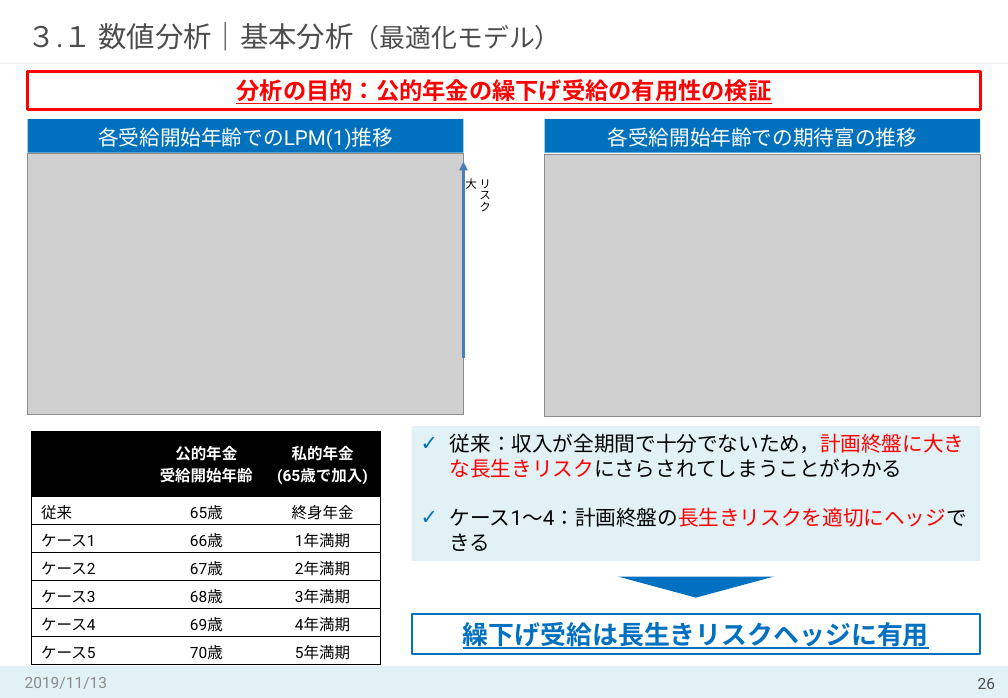
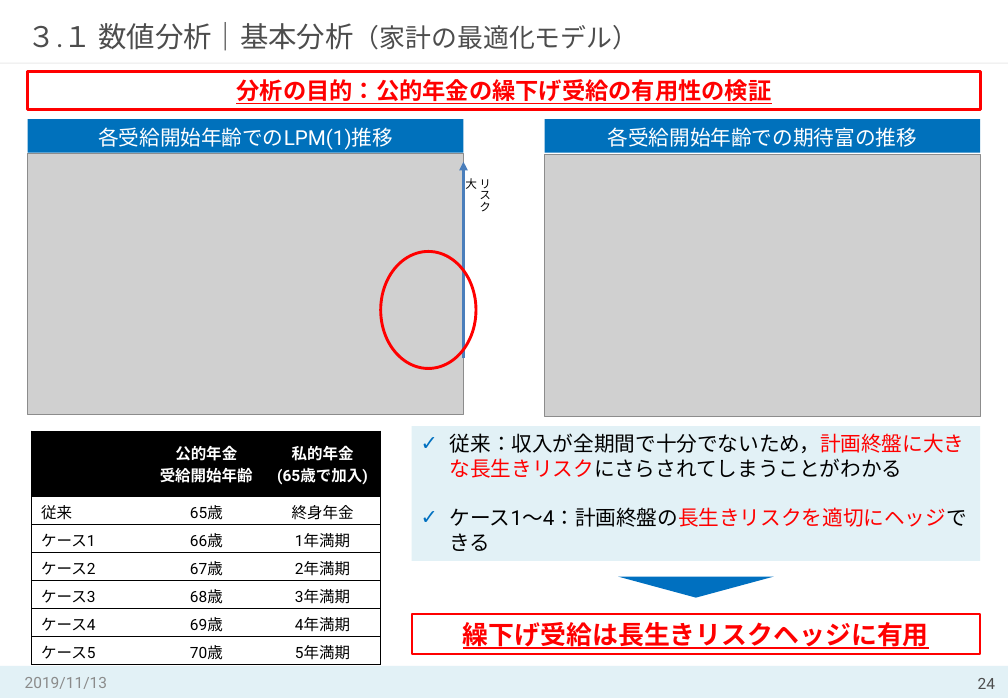
Before and after one commit to MasahiroShibahara/Open, a slide deck: slide 24 of Masahiro_Shibahara①.pptx (slide 26 before the commit). Drawn at 1008x698 pixels with LibreOffice and Linux fonts; fonts in the diff are those of the drawing; grey boxes stand for pictures. Boxes give left, top, right and bottom in pixels: in the first picture for what was removed or moved away, otherwise in the second. Text is boxed around its words. In the diff, an @@ line names an element or a change of style, - is before the commit and + after.

```diff
--- a/Masahiro_Shibahara①.pptx
+++ b/Masahiro_Shibahara①.pptx
@@ title at <box>28,22,639,51</box>: text changed @@
-３.１ 数値分析｜基本分析（最適化モデル）
+３.１ 数値分析｜基本分析（家計の最適化モデル）
@@ ellipse added at <box>381,251,476,369</box>, outline #FF0000 2.25 pt @@
@@ rectangle "繰下げ受給は長生きリスクヘッジに有用" at <box>411,613,980,654</box>: text colour #0070C0 to #FF0000; outline #0070C0 1.5 pt to #FF0000 1.5 pt @@
@@ page number at <box>978,678,995,689</box>: text changed @@
-26
+24
```
Also in this commit, not shown: 23 other slides changed, 4 slides added, 1 slide removed.
